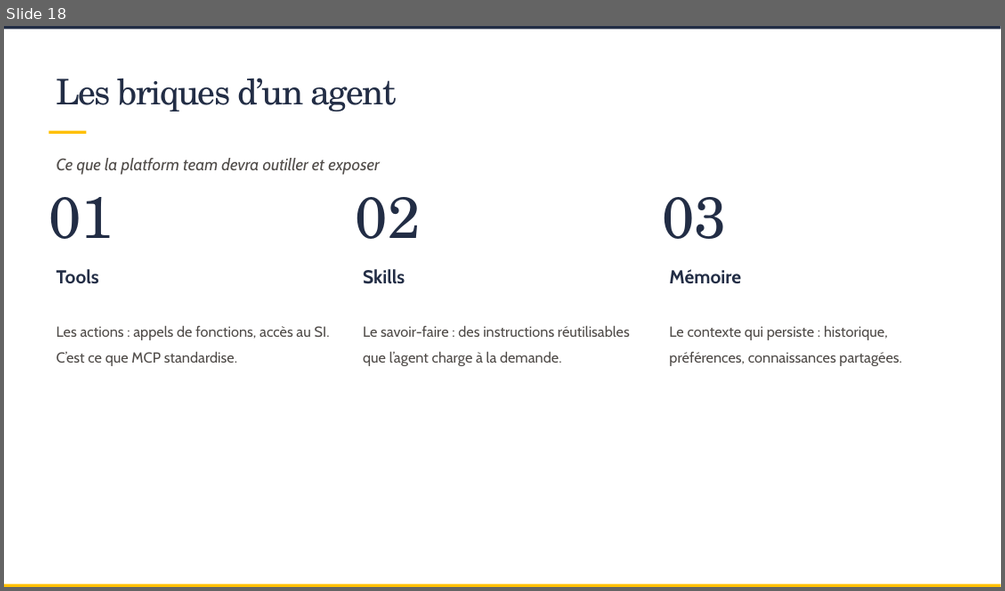
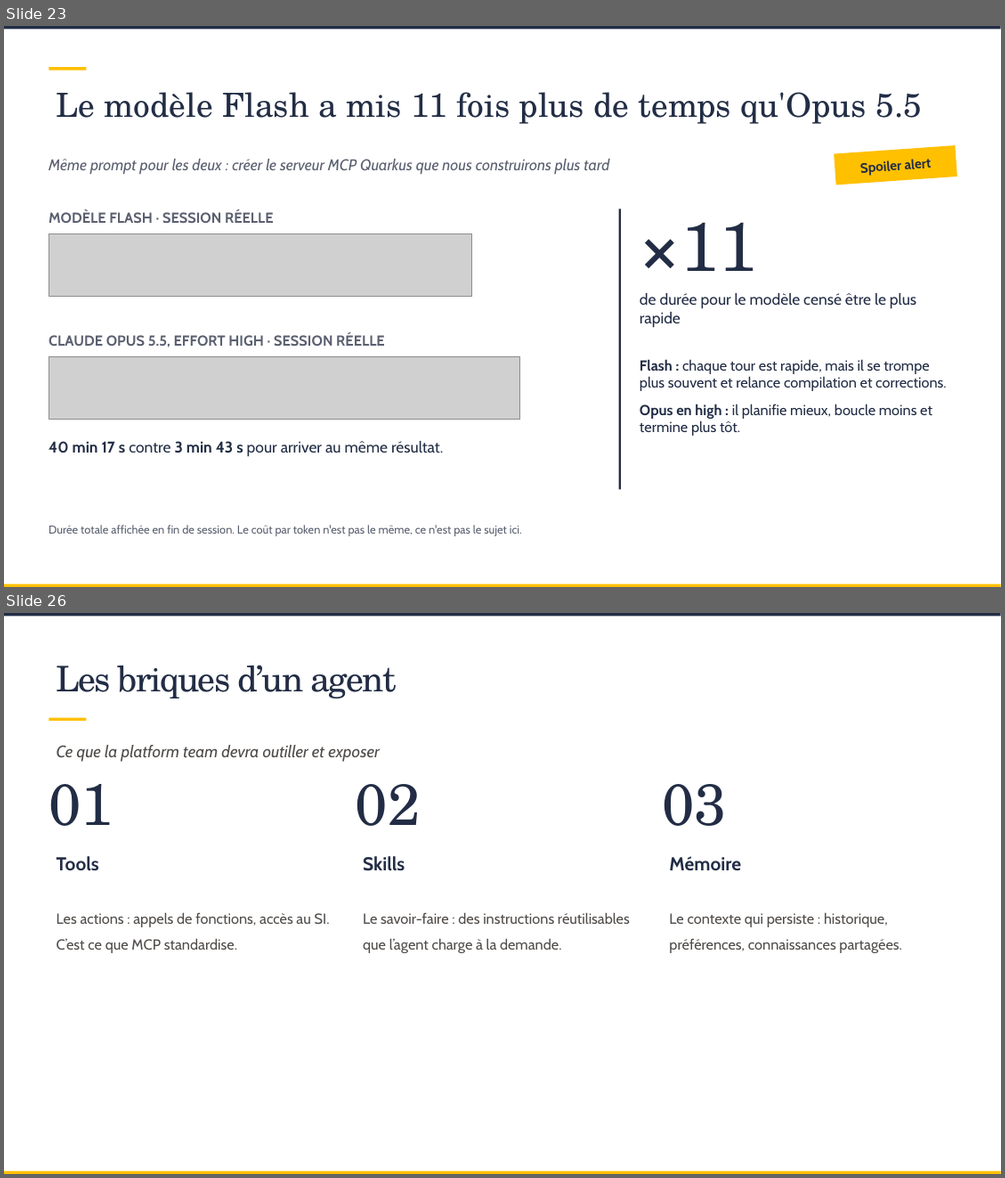
Before and after one commit to SCIAM-FR/formation-ia, a slide deck: slides/Support_formation_SCIAM.pptx. Shown one above the other, each under a label of ours: slide 18 before the commit, slides 23 and 26 after it; the slides between them are not shown. The pictures are 1005x591 and 1005x1178 pixels, drawn with LibreOffice and Linux fonts; fonts in the diff are those of the drawing; grey boxes stand for pictures; background and template pictures are left out. Boxes give left, top, right and bottom in pixels: in the first picture for what was removed or moved away, otherwise in the second. Text is boxed around its words. In the diff, an @@ line names an element or a change of style, - is before the commit and + after.

```diff
--- a/slides/Support_formation_SCIAM.pptx
+++ b/slides/Support_formation_SCIAM.pptx
@@ slide 23 added at (4, 26, 1001, 587), background picture (left out); not listed: 2 template elements that a slide beside it also shows @@
@@ rectangle added at (48, 67, 86, 70), fill #FFC000 @@
@@ title added at (57, 92, 922, 124), 32 pt, text #222D45 @@
+Le modèle Flash a mis 11 fois plus de temps qu'Opus 5.5
@@ text added at (48, 159, 609, 174), 15 pt, text #5A6070, italic @@
+Même prompt pour les deux : créer le serveur MCP Quarkus que nous construirons plus tard
@@ rectangle added at (833, 145, 957, 185), fill #FFC000, 13 pt, text #222D45, bold @@
+Spoiler alert
@@ text added at (48, 212, 273, 223), 14 pt, text #5A6070, bold @@
+MODÈLE FLASH · SESSION RÉELLE
@@ rectangle added at (619, 208, 621, 489), fill #222D45 @@
@@ picture added at (48, 234, 472, 296) @@
@@ text added at (639, 222, 757, 271), 66 pt, text #222D45 @@
+×11
@@ text added at (639, 293, 916, 328), 15 pt, text #222D45 @@
+de durée pour le modèle censé être le plus rapide
@@ text added at (48, 335, 384, 347), 14 pt, text #5A6070, bold @@
+CLAUDE OPUS 5.5, EFFORT HIGH · SESSION RÉELLE
@@ picture added at (48, 356, 520, 418) @@
@@ text added at (639, 359, 947, 435), 14 pt, text #222D45 @@
+Flash : chaque tour est rapide, mais il se trompe plus souvent et relance compilation et corrections.
+Opus en high : il planifie mieux, boucle moins et termine plus tôt.
@@ text added at (48, 441, 443, 457), 15 pt, text #222D45 @@
+40 min 17 s contre 3 min 43 s pour arriver au même résultat.
@@ text added at (48, 524, 522, 536), 11 pt, text #5A6070 @@
+Durée totale affichée en fin de session. Le coût par token n'est pas le même, ce n'est pas le sujet ici.
@@ what was slide 18 is now slide 26 @@
```
Also in this commit, not shown: 22 slides changed, 17 other slides added, 26 other files.
